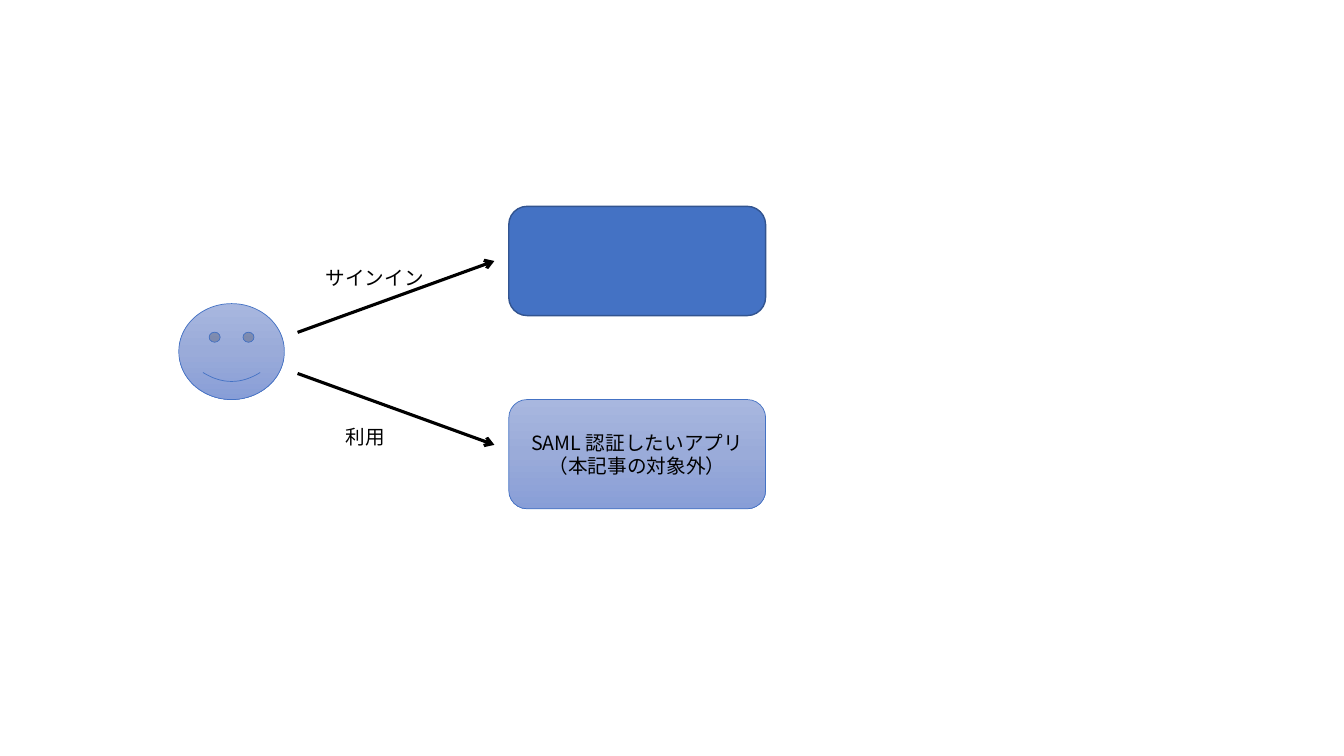
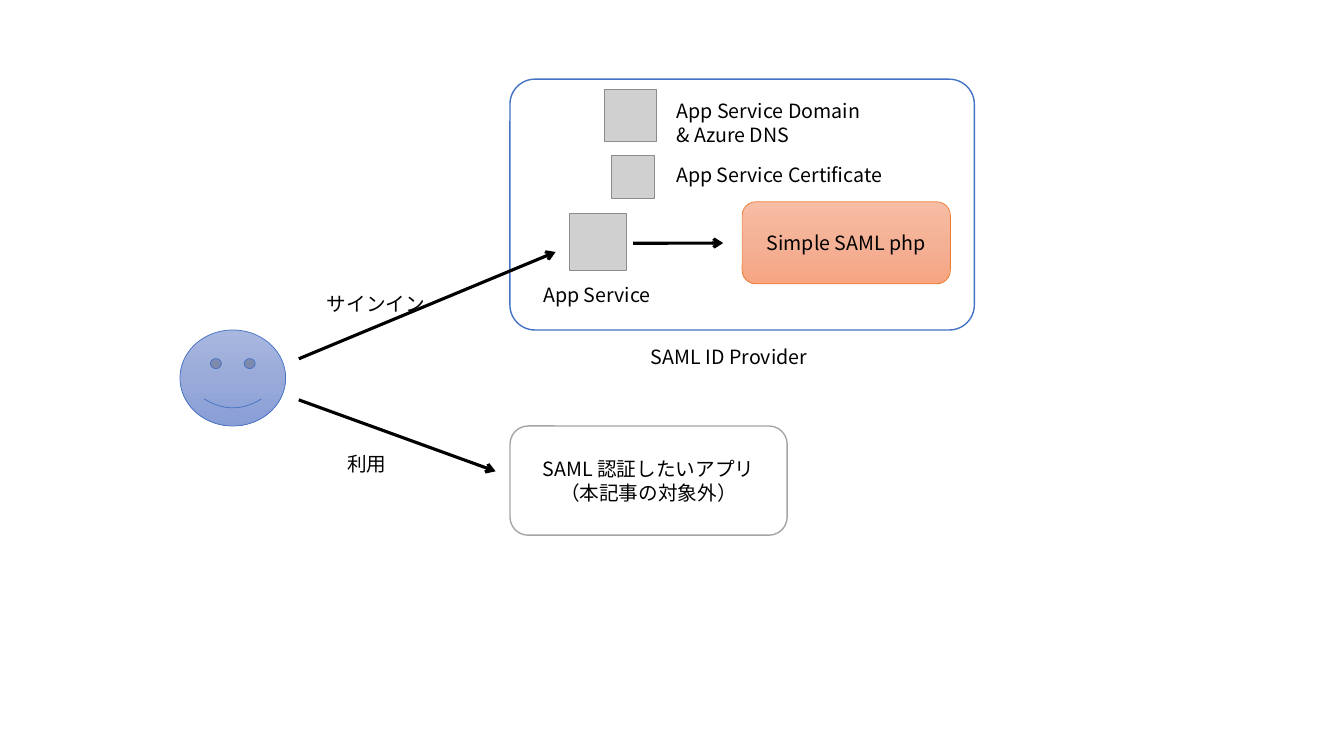
Before and after one commit to ayuina/ainaba-csa-blog, a slide deck: slide 1 of simplesamlphp-on-appservice/images/figures.pptx. Drawn at 1344x756 pixels with LibreOffice and Linux fonts; fonts in the diff are those of the drawing; grey boxes stand for pictures. Boxes give left, top, right and bottom in pixels: in the first picture for what was removed or moved away, otherwise in the second. Text is boxed around its words. In the diff, an @@ line names an element or a change of style, - is before the commit and + after.

```diff
--- a/simplesamlphp-on-appservice/images/figures.pptx
+++ b/simplesamlphp-on-appservice/images/figures.pptx
@@ rounded rectangle resized from (x1=509, y1=207, x2=766, y2=316) to (x1=510, y1=80, x2=975, y2=331) @@
@@ rounded rectangle at (x1=510, y1=80, x2=975, y2=331): fill #4472C4 to #FFFFFF; outline #325491 1 pt to #4472C4 1 pt; proportions changed @@
@@ picture added at (x1=604, y1=90, x2=656, y2=142) @@
@@ text added at (x1=676, y1=103, x2=860, y2=143), 14 pt, text #000000 @@
+App Service Domain
+& Azure DNS
@@ picture added at (x1=612, y1=155, x2=655, y2=199) @@
@@ text added at (x1=676, y1=166, x2=882, y2=187), 14 pt, text #000000 @@
+App Service Certificate
@@ rounded rectangle added at (x1=742, y1=202, x2=951, y2=283), fill gradient #F7BDA5 to #F5B196 to #F8A582, outline #ED7D31 0.5 pt, 14 pt, text #000000 @@
+Simple SAML php
@@ picture added at (x1=570, y1=214, x2=627, y2=271) @@
@@ arrow moved from (297, 333) - (494, 261) to (298, 359) - (556, 252) @@
@@ arrow added from (633, 243) to (723, 243), #000000 2.25 pt @@
@@ text added at (x1=543, y1=287, x2=651, y2=307), 14 pt, text #000000 @@
+App Service
@@ text added at (x1=651, y1=348, x2=807, y2=365), 14 pt, text #000000 @@
+SAML ID Provider
@@ 2 texts, 1 smiley face, 1 arrow moved together from (x1=178, y1=269, x2=494, y2=446) to (x1=180, y1=295, x2=496, y2=473) @@
@@ rounded rectangle "SAML 認証したいアプリ" resized from (x1=509, y1=399, x2=766, y2=508) to (x1=510, y1=426, x2=787, y2=535) @@
@@ rounded rectangle "SAML 認証したいアプリ" at (x1=510, y1=426, x2=787, y2=535): fill gradient #A8B7DF to #9AABD9 to #889ED7 to #FFFFFF; outline #4472C4 0.5 pt to #A5A5A5 1 pt @@
```
Also in this commit, not shown: 3 other files.
